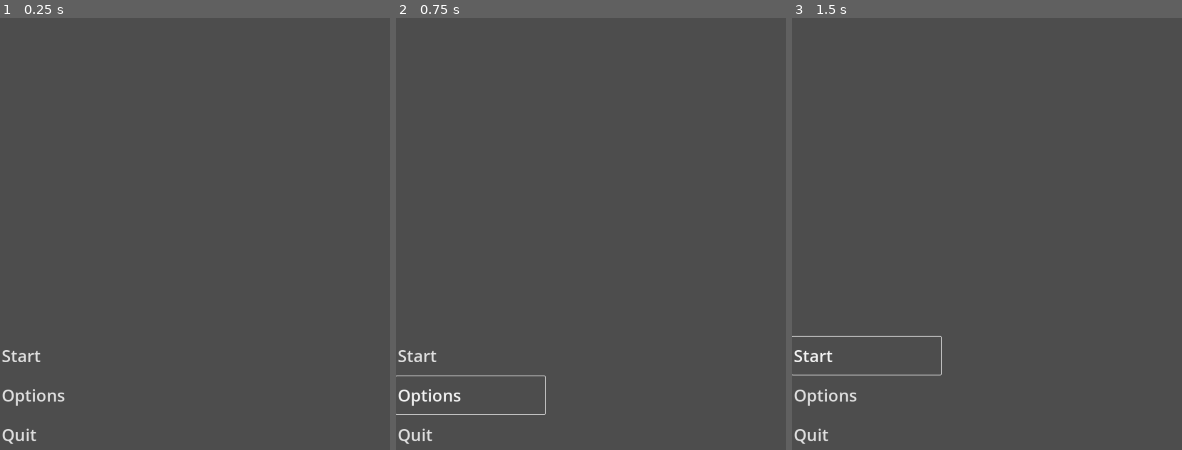
Above: before the commit, frames 1-3 (left to right).
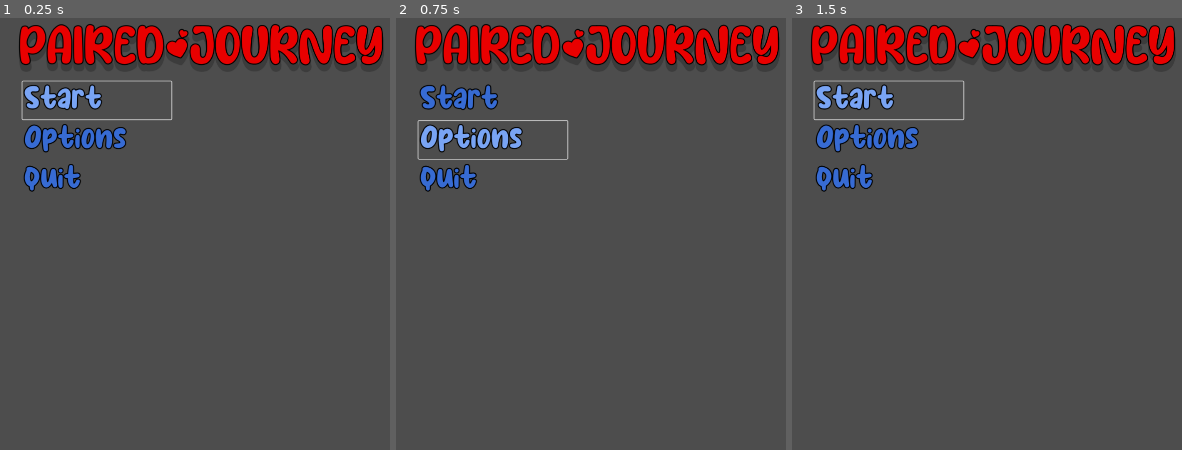
Above: after the commit, the same moments.

Repository: drseaverson/PairedJourney
Game: Godot game, scene res://Scenes/main_menu.tscn
Same seed, same stepped clock (60 frames per second), same inputs: the game is played once before the commit and once after it.
Inputs:
- Up to frame 1 (0.25 s): no input
- Up to frame 2 (0.75 s): click "Options" at 0.5 s
- Up to frame 3 (1.5 s): click "Start" at 1.25 s

The runs differ from the first frame. In frame 1, 9.5% of the frame differs, in the area x 0-99%, y 1-99%; in frame 2, 9.7%; in frame 3, 9.8%.

Commit message:
start screen functionality/creation

Diff:
--- /dev/null
+++ b/Scenes/main_menu.gd
@@ -0,0 +1,22 @@
+extends Control
+
+
+func _ready():
+	$VBoxContainer/StartButton.grab_focus()
+	#if MusicController.is_playing() == false:
+		#MusicController.play_music()
+
+
+func _process(delta):
+	pass
+	#if MusicController.is_playing() == false:
+		#MusicController.play_music()
+
+func _on_start_button_pressed():
+	pass # Replace with function body.
+
+func _on_options_button_pressed():
+	pass # Replace with function body.
+
+func _on_quit_button_pressed():
+	get_tree().quit()
--- a/Scenes/main_menu.tscn
+++ b/Scenes/main_menu.tscn
@@ -1,26 +1,42 @@
-[gd_scene format=3 uid="uid://oclitpy60wt5"]
+[gd_scene load_steps=4 format=3 uid="uid://oclitpy60wt5"]
 
-[node name="Control" type="Control"]
+[ext_resource type="Script" path="res://Scenes/main_menu.gd" id="1_2ie5a"]
+[ext_resource type="FontFile" uid="uid://ctosuwjk7xgc7" path="res://Resources/Fonts/Milky Coffee.otf" id="3_4apqc"]
+[ext_resource type="FontFile" uid="uid://bi4c2pobvqaxk" path="res://Resources/Fonts/Lemon Love.otf" id="5_kloo2"]
+
+[node name="Main Menu" type="Control"]
 layout_mode = 3
 anchors_preset = 15
 anchor_right = 1.0
 anchor_bottom = 1.0
 grow_horizontal = 2
 grow_vertical = 2
+script = ExtResource("1_2ie5a")
 
 [node name="VBoxContainer" type="VBoxContainer" parent="."]
 layout_mode = 1
-anchors_preset = 2
-anchor_top = 1.0
-anchor_bottom = 1.0
-offset_top = -282.0
-offset_right = 358.0
-grow_vertical = 0
+anchors_preset = -1
+anchor_top = 0.312
+anchor_bottom = 0.312
+offset_left = 54.0
+offset_top = -152.96
+offset_right = 412.0
+offset_bottom = 129.04
+grow_vertical = 2
 
 [node name="StartButton" type="Button" parent="VBoxContainer"]
 layout_mode = 2
 size_flags_vertical = 3
-theme_override_font_sizes/font_size = 40
+theme_override_colors/font_color = Color(0.215686, 0.419608, 0.827451, 1)
+theme_override_colors/font_pressed_color = Color(0.215686, 0.419608, 0.827451, 1)
+theme_override_colors/font_hover_color = Color(0.47451, 0.643137, 0.956863, 1)
+theme_override_colors/font_focus_color = Color(0.47451, 0.643137, 0.956863, 1)
+theme_override_colors/font_hover_pressed_color = Color(0.215686, 0.419608, 0.827451, 1)
+theme_override_colors/font_disabled_color = Color(0.2, 0.2, 0.2, 1)
+theme_override_colors/font_outline_color = Color(0, 0, 0, 1)
+theme_override_constants/outline_size = 10
+theme_override_fonts/font = ExtResource("3_4apqc")
+theme_override_font_sizes/font_size = 72
 text = "Start
 "
 flat = true
@@ -30,7 +46,16 @@
 [node name="OptionsButton" type="Button" parent="VBoxContainer"]
 layout_mode = 2
 size_flags_vertical = 3
-theme_override_font_sizes/font_size = 40
+theme_override_colors/font_color = Color(0.215686, 0.419608, 0.827451, 1)
+theme_override_colors/font_pressed_color = Color(0.215686, 0.419608, 0.827451, 1)
+theme_override_colors/font_hover_color = Color(0.47451, 0.643137, 0.956863, 1)
+theme_override_colors/font_focus_color = Color(0.47451, 0.643137, 0.956863, 1)
+theme_override_colors/font_hover_pressed_color = Color(0.215686, 0.419608, 0.827451, 1)
+theme_override_colors/font_disabled_color = Color(0.2, 0.2, 0.2, 1)
+theme_override_colors/font_outline_color = Color(0, 0, 0, 1)
+theme_override_constants/outline_size = 10
+theme_override_fonts/font = ExtResource("3_4apqc")
+theme_override_font_sizes/font_size = 72
 text = "Options"
 flat = true
 alignment = 0
@@ -38,7 +63,37 @@
 [node name="QuitButton" type="Button" parent="VBoxContainer"]
 layout_mode = 2
 size_flags_vertical = 3
-theme_override_font_sizes/font_size = 40
+theme_override_colors/font_color = Color(0.215686, 0.419608, 0.827451, 1)
+theme_override_colors/font_pressed_color = Color(0.215686, 0.419608, 0.827451, 1)
+theme_override_colors/font_hover_color = Color(0.47451, 0.643137, 0.956863, 1)
+theme_override_colors/font_focus_color = Color(0.47451, 0.643137, 0.956863, 1)
+theme_override_colors/font_hover_pressed_color = Color(0.215686, 0.419608, 0.827451, 1)
+theme_override_colors/font_disabled_color = Color(0.2, 0.2, 0.2, 1)
+theme_override_colors/font_outline_color = Color(0, 0, 0, 1)
+theme_override_constants/outline_size = 10
+theme_override_fonts/font = ExtResource("3_4apqc")
+theme_override_font_sizes/font_size = 72
 text = "Quit"
 flat = true
 alignment = 0
+
+[node name="Title" type="Label" parent="."]
+layout_mode = 1
+offset_left = 45.0
+offset_top = 45.0
+offset_right = 921.0
+offset_bottom = 148.0
+theme_override_colors/font_color = Color(0.913725, 0, 0, 1)
+theme_override_colors/font_shadow_color = Color(0.235294, 0.235294, 0.235294, 1)
+theme_override_colors/font_outline_color = Color(0, 0, 0, 1)
+theme_override_constants/shadow_offset_y = 15
+theme_override_constants/outline_size = 10
+theme_override_constants/shadow_outline_size = 15
+theme_override_fonts/font = ExtResource("5_kloo2")
+theme_override_font_sizes/font_size = 120
+text = "Paired*Journey"
+vertical_alignment = 1
+
+[connection signal="pressed" from="VBoxContainer/StartButton" to="." method="_on_start_button_pressed"]
+[connection signal="pressed" from="VBoxContainer/OptionsButton" to="." method="_on_options_button_pressed"]
+[connection signal="pressed" from="VBoxContainer/QuitButton" to="." method="_on_quit_button_pressed"]
Binary file added: Resources/Fonts/Lemon Love.otf
Not shown, added: Resources/Fonts/Lemon Love.otf.import
Binary file added: Resources/Fonts/Milky Coffee.otf
Not shown, added: Resources/Fonts/Milky Coffee.otf.import
